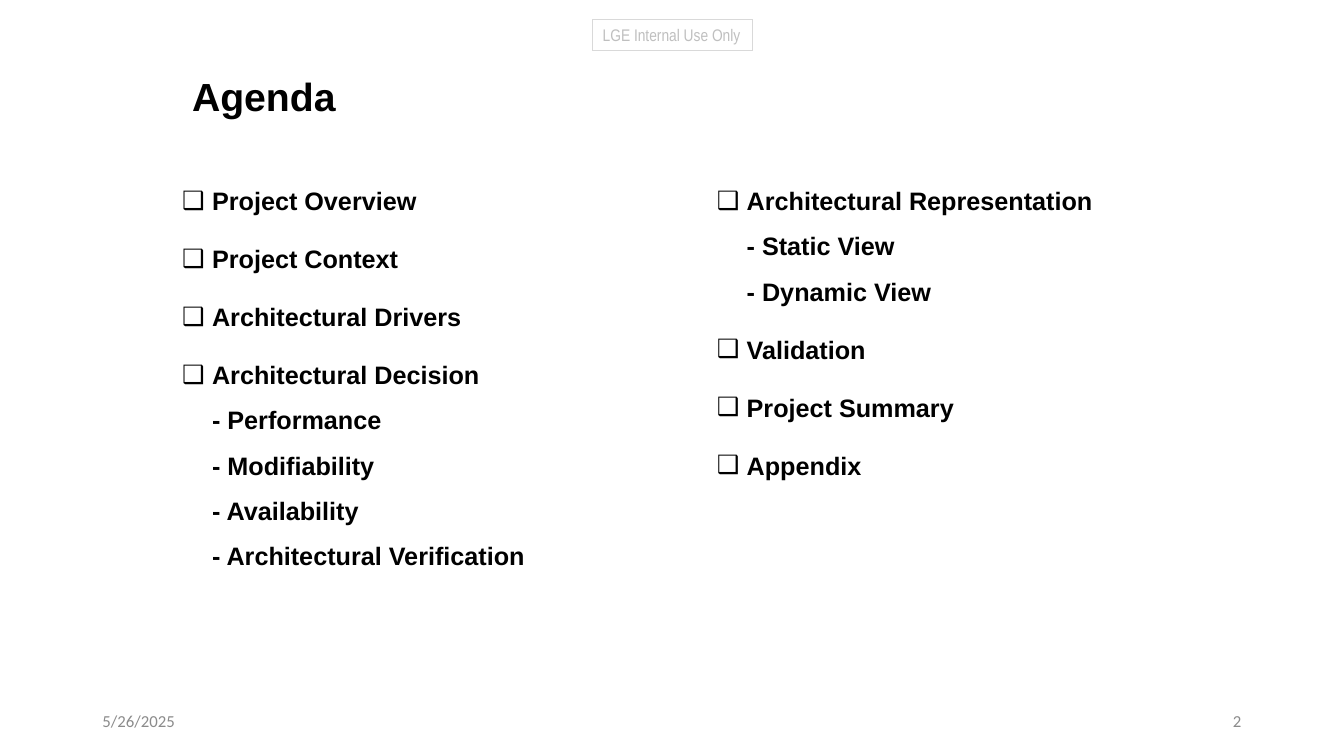
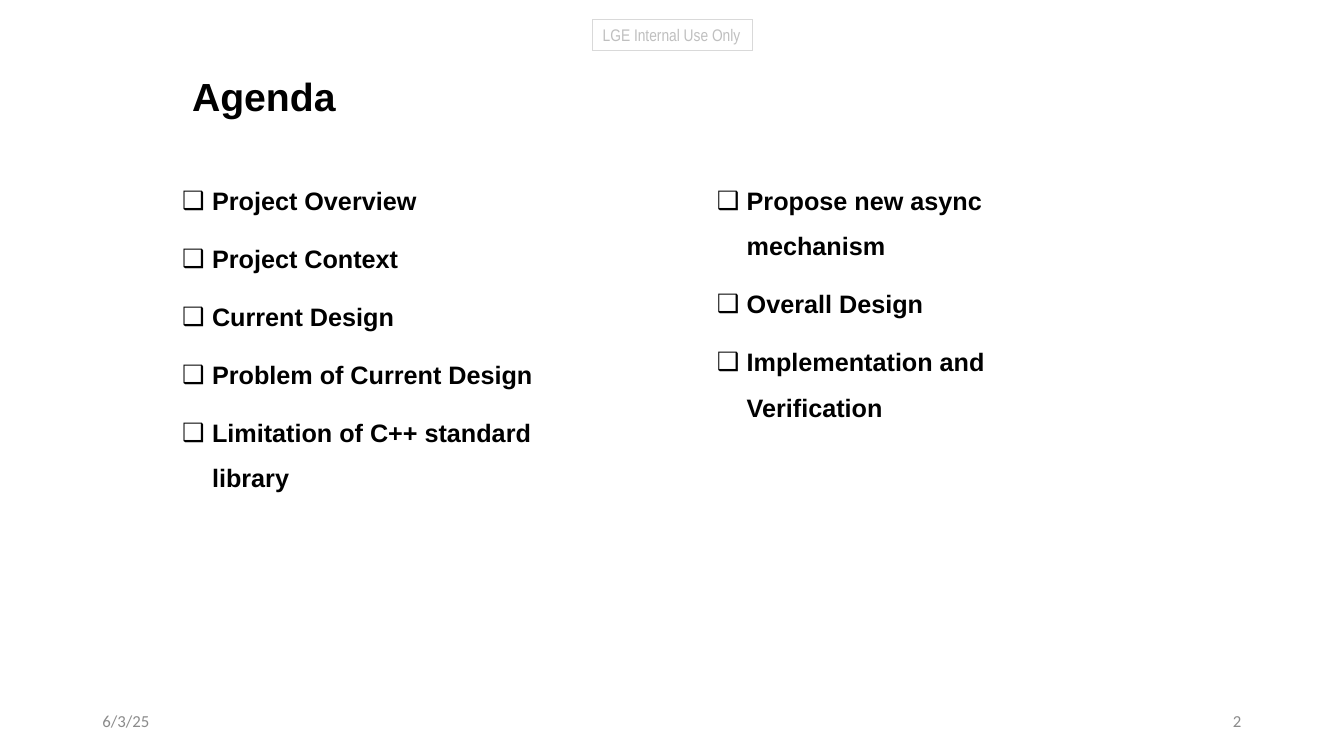
Before and after one commit to taikt/codefun, a slide deck: slide 2 of cpp/pattern/dispatcher_copilot/doc/sw_task.pptx. Drawn at 1344x756 pixels with LibreOffice and Linux fonts; fonts in the diff are those of the drawing. Boxes give left, top, right and bottom in pixels: in the first picture for what was removed or moved away, otherwise in the second. Text is boxed around its words. In the diff, an @@ line names an element or a change of style, - is before the commit and + after.

```diff
--- a/cpp/pattern/dispatcher_copilot/doc/sw_task.pptx
+++ b/cpp/pattern/dispatcher_copilot/doc/sw_task.pptx
@@ text at bbox=[747, 192, 985, 418]: text changed @@
-❑ Architectural Representation
-  - Static View
-  - Dynamic View
-❑ Validation
-❑ Project Summary
-❑ Appendix
+❑ Propose new async mechanism
+❑ Overall Design
+❑ Implementation and Verification
@@ text at bbox=[212, 307, 532, 493]: text changed @@
-❑ Architectural Drivers
-❑ Architectural Decision
-  - Performance
-  - Modifiability
-  - Availability
-  - Architectural Verification
+❑ Current Design
+❑ Problem of Current Design
+❑ Limitation of C++ standard library
@@ text at bbox=[102, 715, 149, 728]: text changed @@
-5/26/2025
+6/3/25
```
Also in this commit, not shown: 15 other slides changed, 1 slide added.
